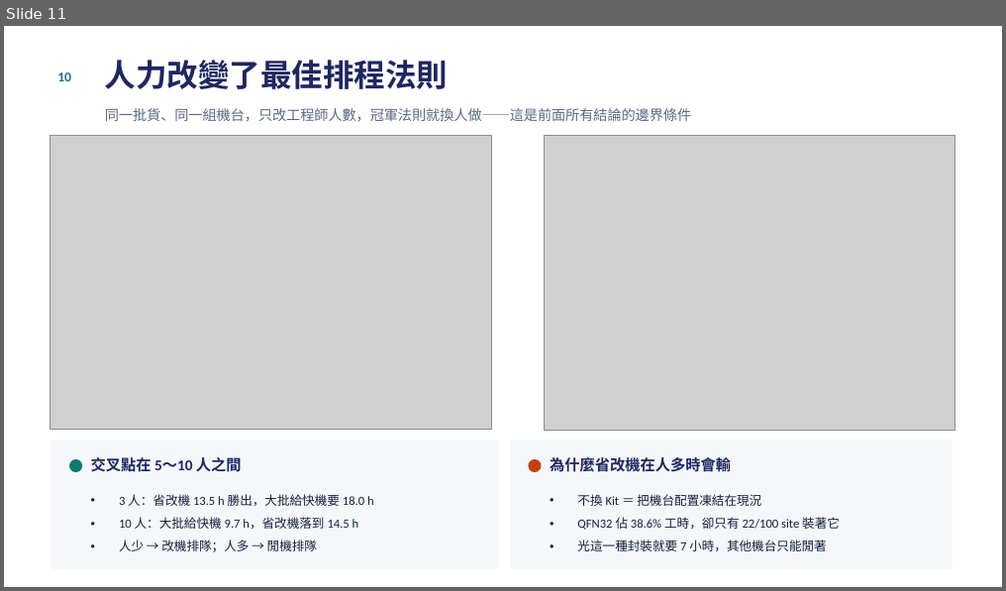
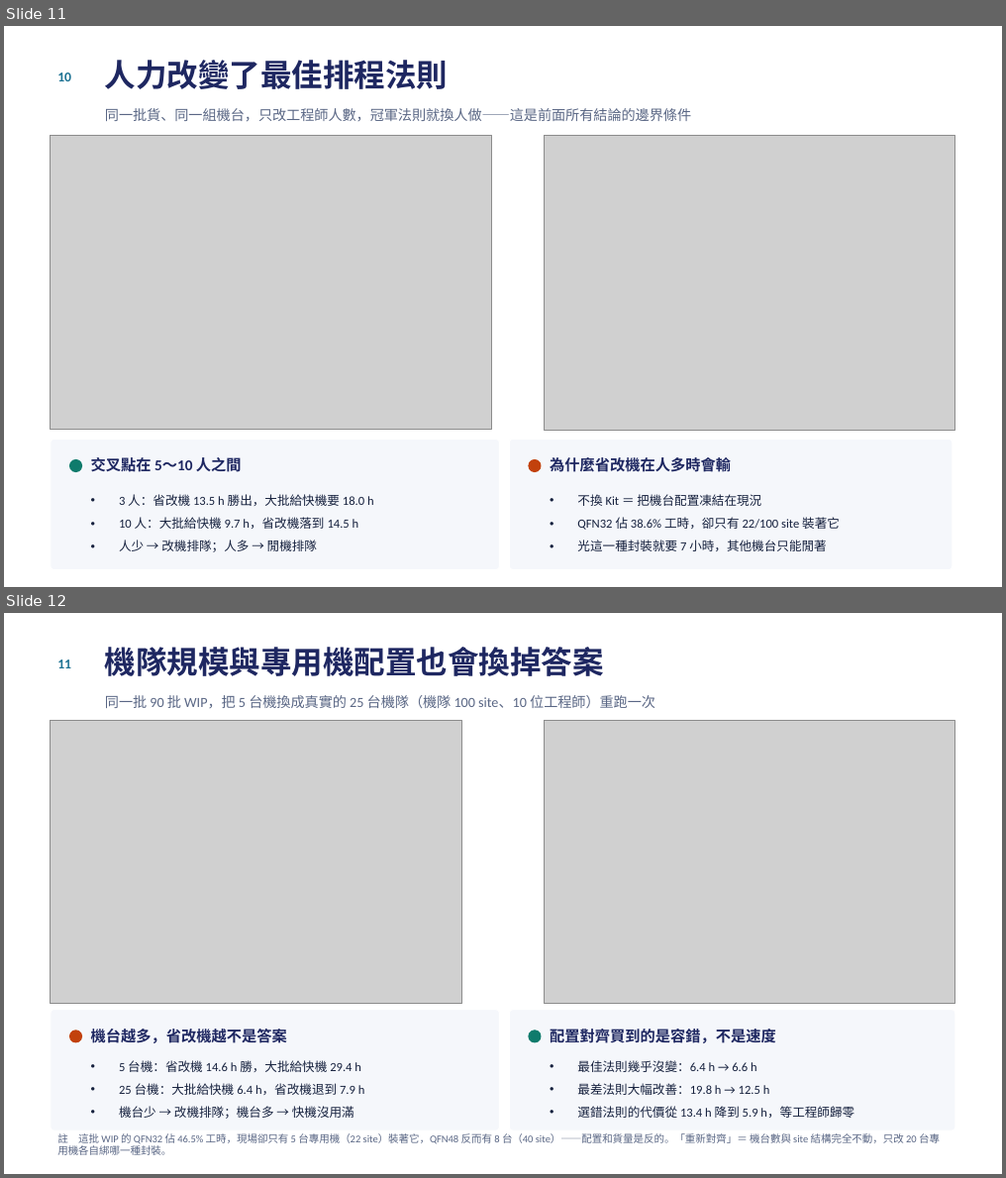
Before and after one commit to cnshow2025/my-factory, a slide deck: docs/測試排程分析報告.pptx. Shown one above the other, each under a label of ours: slide 11 before the commit, slides 11 and 12 after it. The pictures are 1006x591 and 1006x1178 pixels, drawn with LibreOffice and Linux fonts; fonts in the diff are those of the drawing; grey boxes stand for pictures. Boxes give left, top, right and bottom in pixels: in the first picture for what was removed or moved away, otherwise in the second. Text is boxed around its words. In the diff, an @@ line names an element or a change of style, - is before the commit and + after.

```diff
--- a/docs/測試排程分析報告.pptx
+++ b/docs/測試排程分析報告.pptx
@@ slide 12 added at (4,613,1002,1174), background #FFFFFF @@
@@ text added at (57,660,71,668), 13 pt, text #1C7293, bold @@
+11
@@ text added at (105,647,604,676), 30 pt, text #1E2761, bold @@
+機隊規模與專用機配置也會換掉答案
@@ text added at (105,695,655,708), 13.5 pt, text #5A6785 @@
+同一批 90 批 WIP，把 5 台機換成真實的 25 台機隊（機隊 100 site、10 位工程師）重跑一次
@@ picture added at (51,721,462,1004) @@
@@ picture added at (544,721,955,1004) @@
@@ rounded rectangle added at (51,1010,500,1131), fill #F5F7FB, outline #FFFFFF 1 pt @@
@@ rounded rectangle added at (509,1010,955,1131), fill #F5F7FB, outline #FFFFFF 1 pt @@
@@ ellipse added at (70,1031,82,1043), fill #C2410C, outline #C2410C 1 pt @@
@@ text added at (91,1029,287,1044), 14.5 pt, text #1E2761, bold @@
+機台越多，省改機越不是答案
@@ ellipse added at (529,1031,541,1043), fill #0F7B6C, outline #0F7B6C 1 pt @@
@@ text added at (549,1029,776,1044), 14.5 pt, text #1E2761, bold @@
+配置對齊買到的是容錯，不是速度
@@ text added at (119,1060,365,1119), 12 pt, text #16213E @@
+• 5 台機：省改機 14.6 h 勝，大批給快機 29.4 h
+• 25 台機：大批給快機 6.4 h，省改機退到 7.9 h
+• 機台少 → 改機排隊；機台多 → 快機沒用滿
@@ text added at (577,1060,854,1118), 12 pt, text #16213E @@
+• 最佳法則幾乎沒變：6.4 h → 6.6 h
+• 最差法則大幅改善：19.8 h → 12.5 h
+• 選錯法則的代價從 13.4 h 降到 5.9 h，等工程師歸零
@@ text added at (57,1134,940,1156), 10 pt, text #5A6785 @@
+註 這批 WIP 的 QFN32 佔 46.5% 工時，現場卻只有 5 台專用機（22 site）裝著它，QFN48 反而有 8 台（40 site）——配置和貨量是反的。「重新對齊」＝ 機台數與 site 結構完全不動，只改 20 台專用機各自綁哪一種封裝。
```
Also in this commit, not shown: 2 slides changed, 8 other files.
